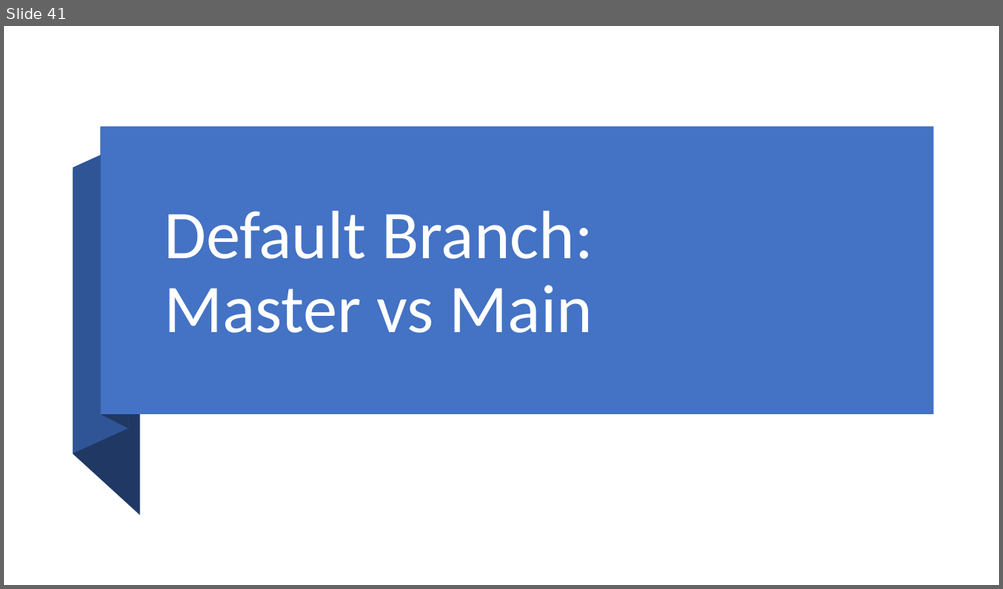
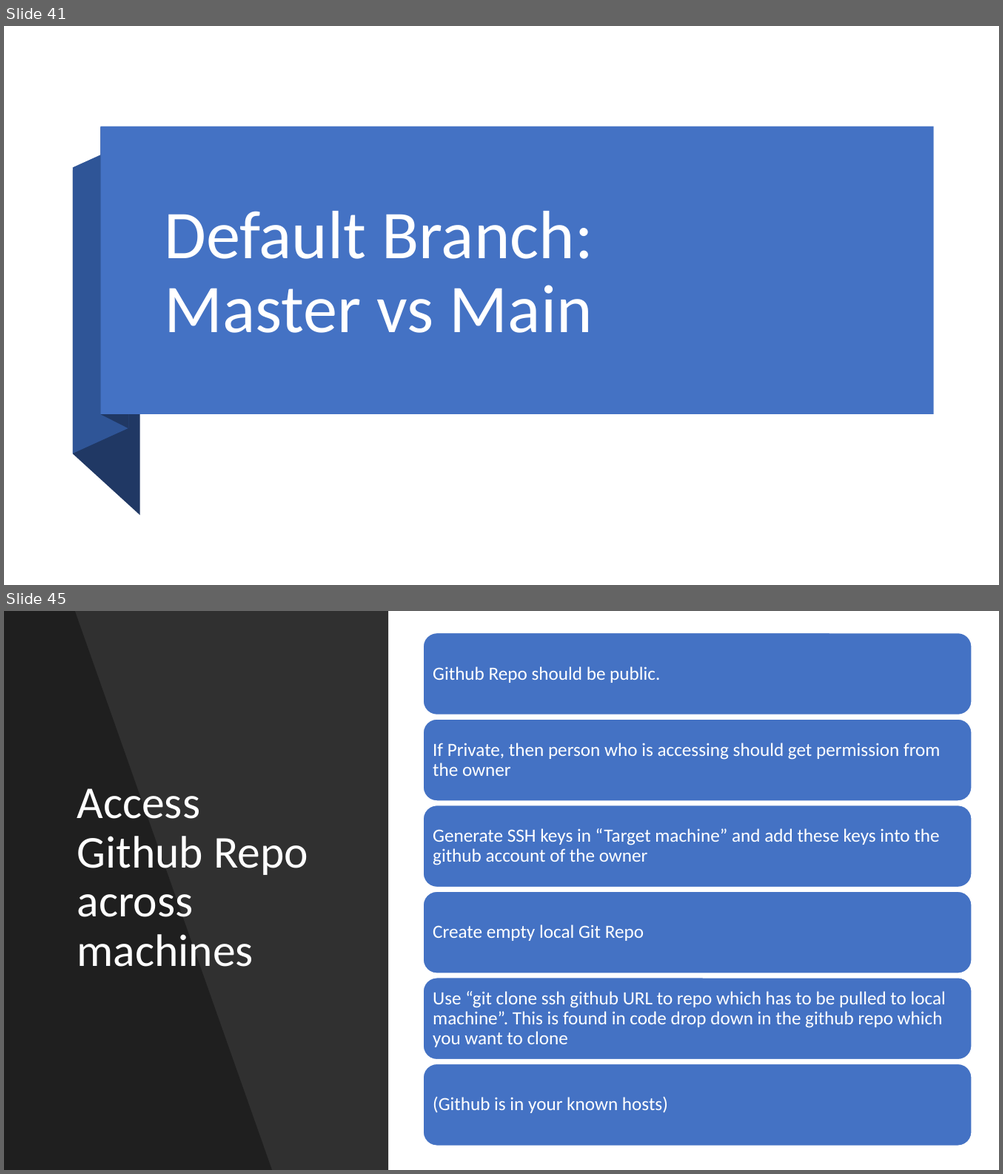
Before and after one commit to SalmanAli-W/GIT-PPT, a slide deck: GIT.pptx. Shown one above the other, each under a label of ours: slide 41 before the commit, slides 41 and 45 after it; the slides between them are not shown. The pictures are 1003x589 and 1003x1174 pixels, drawn with LibreOffice and Linux fonts; fonts in the diff are those of the drawing. Boxes give left, top, right and bottom in pixels: in the first picture for what was removed or moved away, otherwise in the second. Text is boxed around its words. In the diff, an @@ line names an element or a change of style, - is before the commit and + after.

Commit message:
Added remote access contents

```diff
--- a/GIT.pptx
+++ b/GIT.pptx
@@ slide 45 added at (4, 611, 999, 1170), background #FFFFFF @@
@@ rectangle added at (4, 611, 388, 1170), fill #000000 at 81% opacity @@
@@ freeform shape added at (4, 611, 272, 1170), fill #000000 at 35% opacity @@
@@ title added at (77, 789, 308, 967), 44 pt, text #FFFFFF @@
+Access Github Repo across machines
@@ group added at (424, 632, 972, 1147): 6 rounded rectangles, 6 texts @@
+Github Repo should be public.
+If Private, then person who is accessing should get permission from the owner
+Generate SSH keys in “Target machine” and add these keys into the github account of the owner
+Create empty local Git Repo
+Use “git clone ssh github URL to repo which has to be pulled to local machine”. This is found in code drop down in the github repo which you want to clone
+(Github is in your known hosts)
```
Also in this commit, not shown: 1 slide changed, 3 other slides added.
